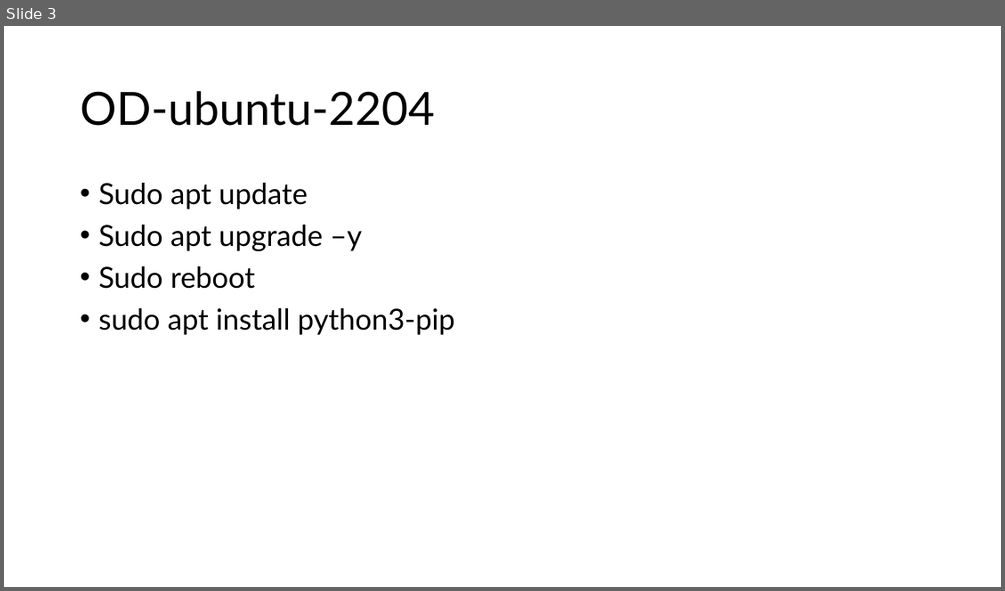
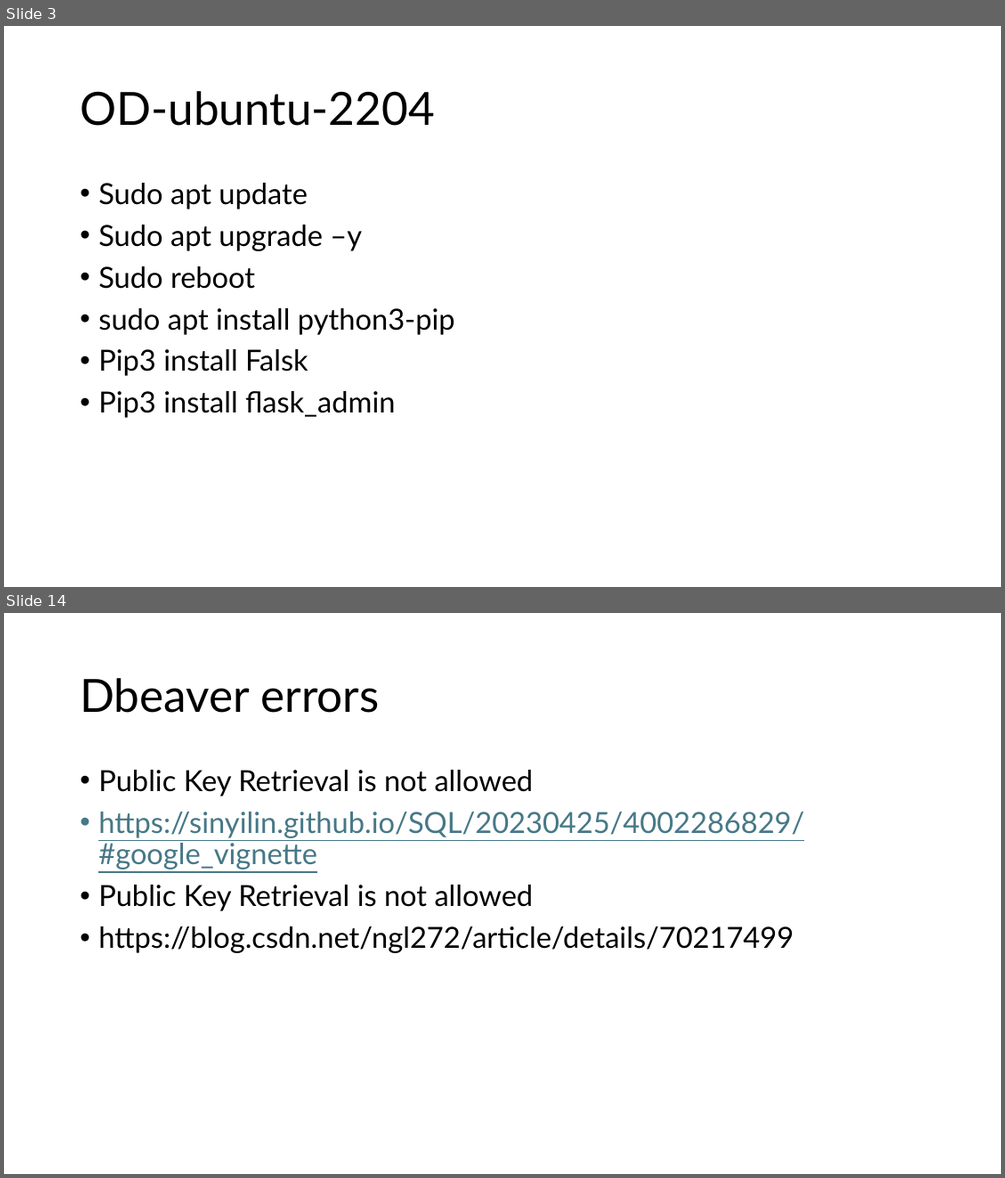
Before and after one commit to frankpeng1218/Python_learning, a slide deck: multipass_ubuntu_installation/ubuntu_installation.pptx. Shown one above the other, each under a label of ours: slide 3 before the commit, slides 3 and 14 after it; the slides between them are not shown. The pictures are 1005x591 and 1005x1178 pixels, drawn with LibreOffice and Linux fonts; fonts in the diff are those of the drawing. Boxes give left, top, right and bottom in pixels: in the first picture for what was removed or moved away, otherwise in the second. Text is boxed around its words. In the diff, an @@ line names an element or a change of style, - is before the commit and + after.

```diff
--- a/multipass_ubuntu_installation/ubuntu_installation.pptx
+++ b/multipass_ubuntu_installation/ubuntu_installation.pptx
@@ slide 14 added at (x1=4, y1=613, x2=1001, y2=1174), background #FFFFFF @@
@@ title added at (x1=80, y1=678, x2=379, y2=713), 44 pt, text #000000 @@
+Dbeaver errors
@@ text added at (x1=98, y1=770, x2=804, y2=953), 28 pt, text #000000 @@
+• Public Key Retrieval is not allowed
+• https://sinyilin.github.io/SQL/20230425/4002286829/#google_vignette
+• Public Key Retrieval is not allowed
+• https://blog.csdn.net/ngl272/article/details/70217499
@@ slide 3 changed as well @@
@@ text at (x1=98, y1=349, x2=395, y2=418): paragraphs added @@
+• Pip3 install Falsk
+• Pip3 install flask_admin
```
Also in this commit, not shown: 1 other slide changed, 14 other slides added, 17 other files.
